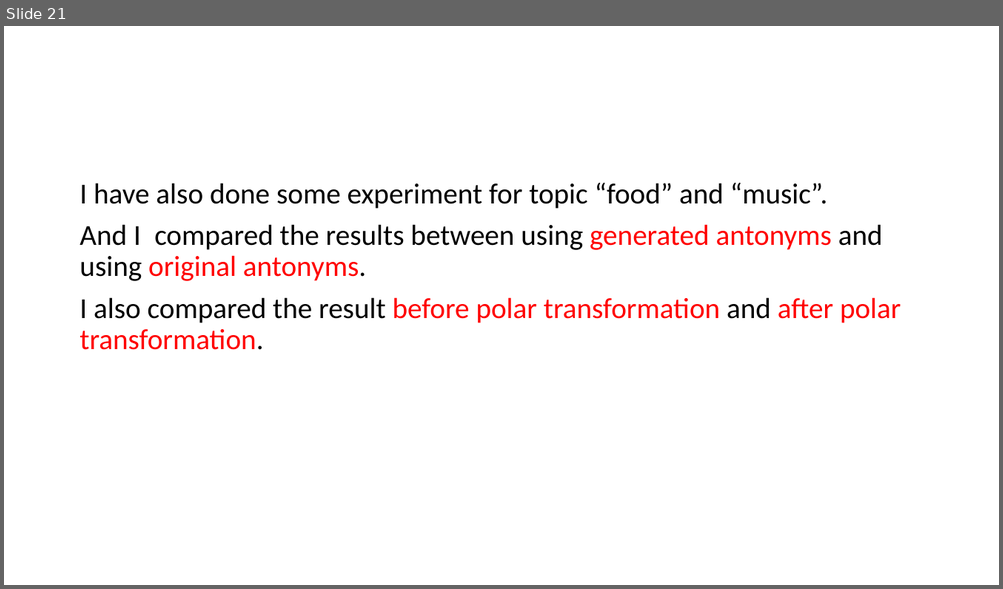
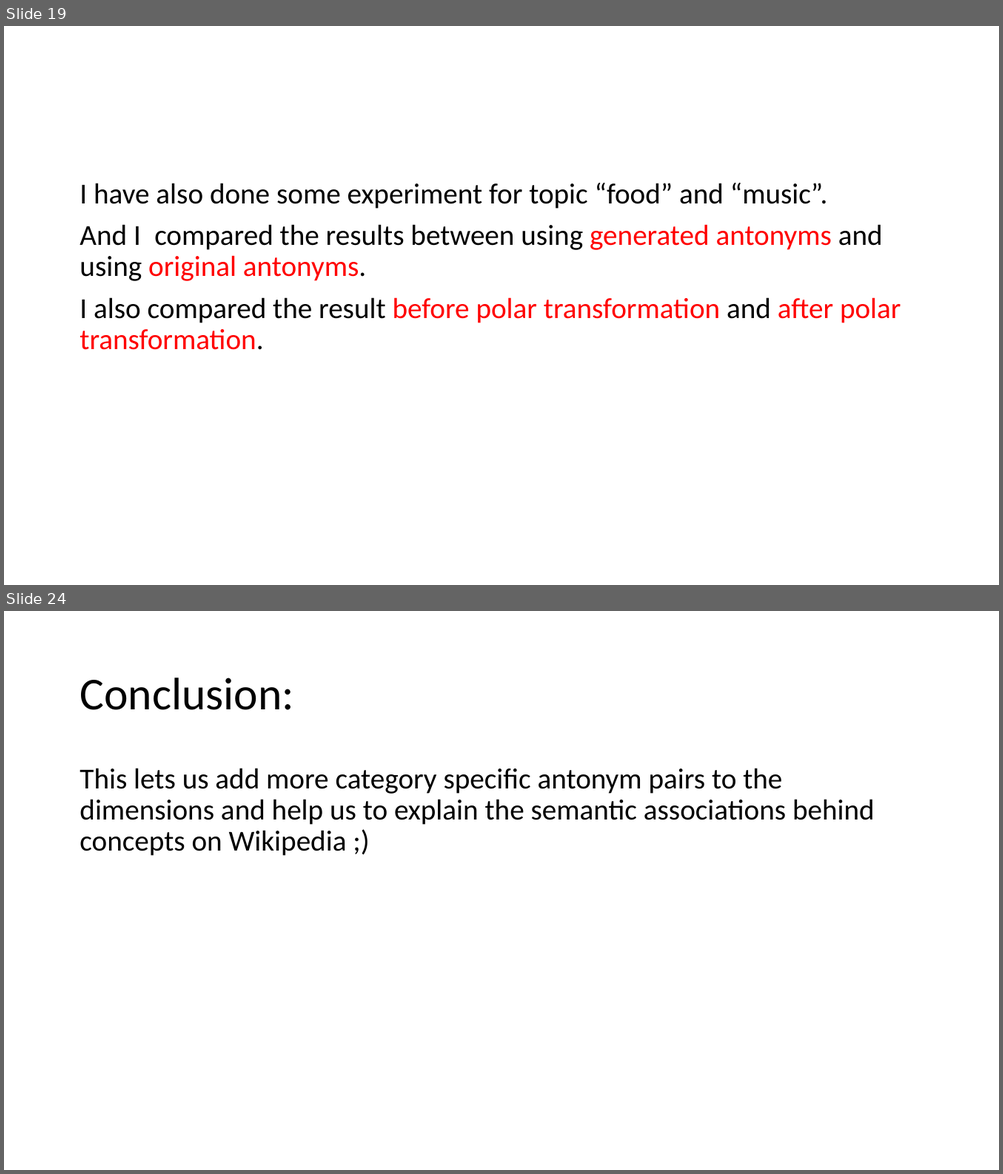
Before and after one commit to ichbinhandsome/Semantic-Differentials-for-Wikipedia-using-the-POLAR-Framework, a slide deck: Results Antonym generation.pptx. Shown one above the other, each under a label of ours: slide 21 before the commit, slides 19 and 24 after it; the slides between them are not shown. The pictures are 1003x589 and 1003x1174 pixels, drawn with LibreOffice and Linux fonts; fonts in the diff are those of the drawing. Boxes give left, top, right and bottom in pixels: in the first picture for what was removed or moved away, otherwise in the second. Text is boxed around its words. In the diff, an @@ line names an element or a change of style, - is before the commit and + after.

```diff
--- a/Results Antonym generation.pptx
+++ b/Results Antonym generation.pptx
@@ slide 24 added at (4,611,999,1170), background #FFFFFF @@
@@ title added at (79,678,293,710), 44 pt, text #000000 @@
+Conclusion:
@@ text added at (79,768,874,856), 28 pt, text #000000 @@
+This lets us add more category specific antonym pairs to the dimensions and help us to explain the semantic associations behind concepts on Wikipedia ;)
@@ what was slide 21 is now slide 19 @@
```
Also in this commit, not shown: 16 slides changed, 2 slides removed.
